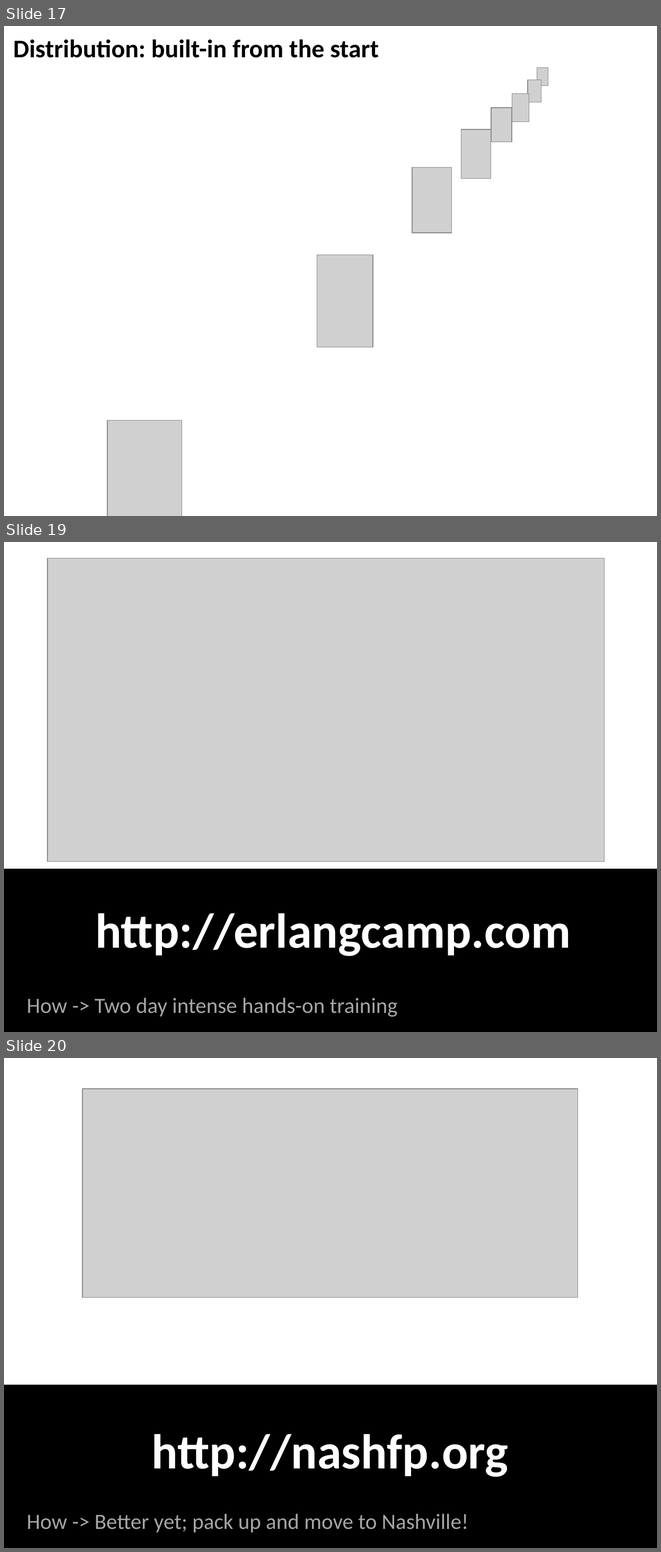
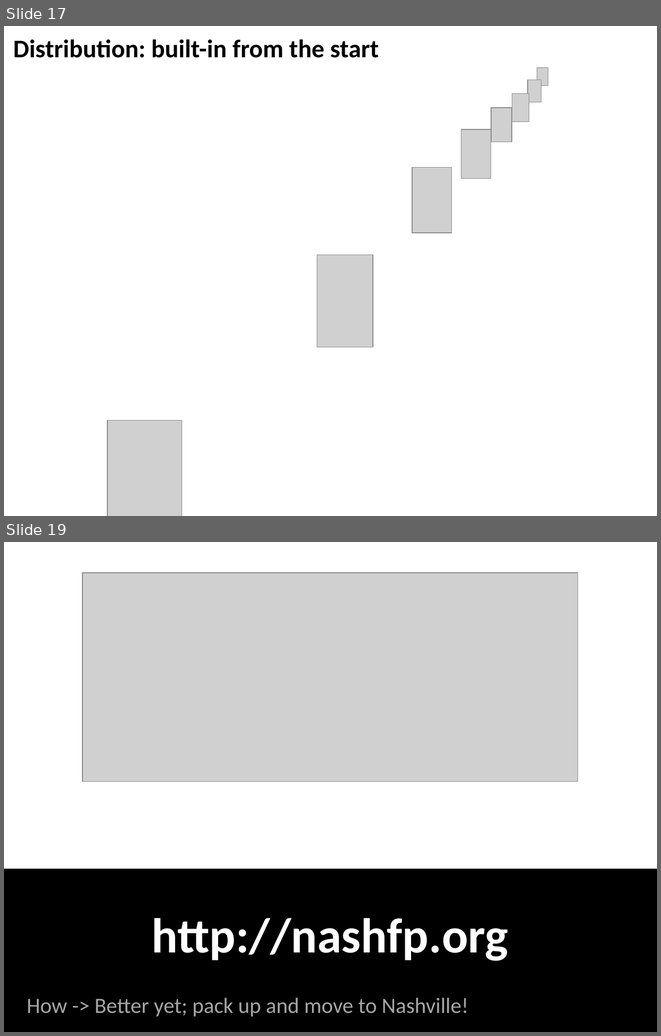
Before and after one commit to bryanhunter/erlang-workshop, a slide deck: ErlangWorkshop.pptx. Shown one above the other, each under a label of ours: slides 17, 19 and 20 before the commit, slides 17 and 19 after it; the slides between them are not shown. The pictures are 661x1552 and 661x1036 pixels, drawn with LibreOffice and Linux fonts; fonts in the diff are those of the drawing; grey boxes stand for pictures; background and template pictures are left out. Boxes give left, top, right and bottom in pixels: in the first picture for what was removed or moved away, otherwise in the second. Text is boxed around its words. In the diff, an @@ line names an element or a change of style, - is before the commit and + after.

```diff
--- a/ErlangWorkshop.pptx
+++ b/ErlangWorkshop.pptx
@@ slide 19 removed at [4, 542, 657, 1032], background #000000 @@
@@ rectangle removed at [4, 542, 657, 868] @@
@@ picture removed at [48, 558, 604, 861] @@
@@ text removed at [95, 913, 571, 956] @@
-http://erlangcamp.com
@@ text removed at [27, 997, 398, 1016] @@
-How -> Two day intense hands-on training
@@ what was slide 20 is now slide 19 @@
```
Also in this commit, not shown: 1 slide changed, 7 other files.
